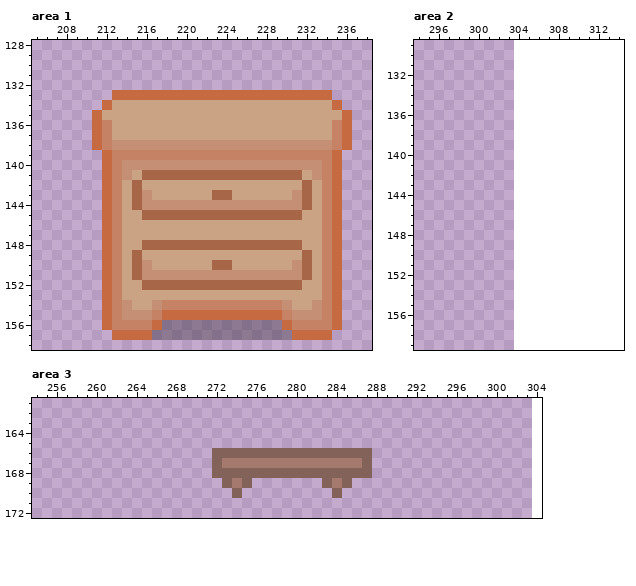
Edited in one commit: pixel-art file (src/_assets/tilesets.aseprite). This is how it looked before the edit.
240x240 pixels, 1 frame. Colours within 5 levels of each other are drawn and written as one. Shown: area 1: x 205..238, y 128..158; area 2: x 294..314, y 129..159; area 3: x 254..304, y 161..172. The old version is drawn lined up with the new one, on the new canvas. The commit also changed other parts of the picture, which this record leaves out.
The result:
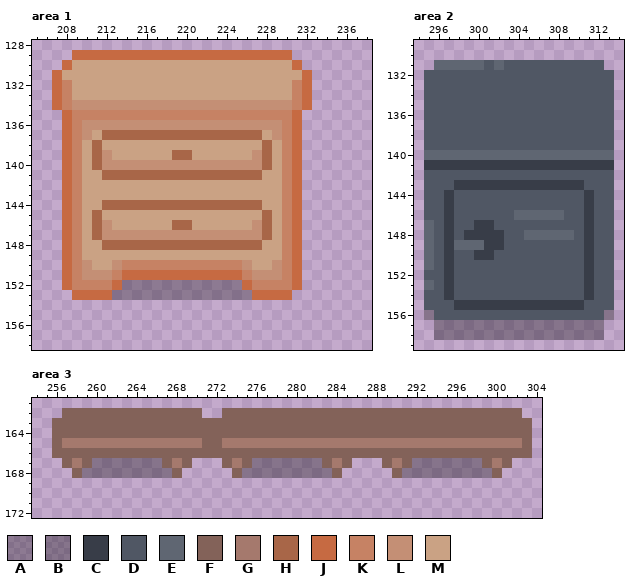
Palette (. is transparent): A #00000048  B #00000051  C #383d48  D #505764  E #5f6672  F #836259  G #a5796d  H #a86648  J #c66a42  K #c68264  L #c48f75  M #caa284
Change:
canvas 240x240 -> 360x360, the old top-left corner now at 64,64
Changed rows in their new state; - is an unchanged pixel.
Area 1:
first column x 207:
129 --JJJJJJJJJJJJJJJJJJJJJJ------
130 -JMMMMMMMMMMMMMMMMMMMMMMJ-----
131 JMMMMMMMMMMMMMMMMMMMMMMMMJ----
132 JKMMMMMMMMMMMMMMMMMMMMMMKJ----
133 JKMMMMMMMMMMMMMMMMMMMMMMK-..--
134 JKLLLLLLLLLLLLLLLLLLLLLLKJ...-
135 -JKKKKKKKKKKKKKKKKKKKKKKJ.....
136 -JKLLLLLLLLLLLLLLLLLLLLKJ.....
137 -JKLMHHHHHHHHHHHHHHHH-LKJ.....
138 -JKMHMMMMMMMMMMMMMMMMHMKJ.....
139 -JKMHLMMMMMMHHMMMMMMLHM-J....-
140 -JKMHLL--------------HMKJ....-
141 -JKMMHHHH------------MMKJ....-
142 -JKMMMM-M--------------KJ....-
143 -JKMMMM-MM------MM-----KJ....-
144 -JKMMHHH-HHHHHHHHHHHHMMKJ....-
145 -JKMHMM--MMMMMMMMMMMM-MKJ....-
146 -JKMHLM-----HH------LH-KJ....-
147 -JKMHLLLLLLLLLLLLLLLLH-KJ....-
148 -JKMMHHHH------------MMKJ....-
149 -JKMMMM-M--------------KJ....-
150 -JKLMMLKKKKKKKKKKKKL--LKJ....-
151 -JKLLL-JJJJJJJJJJJJK---KJ....-
152 -JKKKKJAAAAAAAAAAAAJKKKKJ....-
153 --JJJ-AAAAAAAAAAAAAAJJJJ.....-
154 -----........................-
155 -----........................-
156 -----........................-
157 ------......................--
Area 2:
first column x 295:
131 -EEEEEDEDDDDDDDDDD-
132 DDDDDDDDDDDDDDDDDDD
133 DDDDDDDDDDDDDDDDDDD
134 DDDDDDDDDDDDDDDDDDD
135 DDDDDDDDDDDDDDDDDDD
136 DDDDDDDDDDDDDDDDDDD
137 DDDDDDDDDDDDDDDDDDD
138 DDDDDDDDDDDDDDDDDDD
139 DDDDDDDDDDDDDDDDDDD
140 EEEEEEEEEEEEEEEEEEE
141 CCCCCCCCCCCCCCCCCCC
142 DDDDDDDDDDDDDDDDDDD
143 DDDCCCCCCCCCCCCCDDD
144 DDCDDDDDDDDDDDDDCDD
145 DDCDDDDDDDDDDDDDCDD
146 DDCDDDDDDEEEEEDDCDD
147 EDCDDCCDDDDDDDDDCDD
148 EDCDCCCCDDEEEEEDCDD
149 EDCEEECCDDDDDDDDCDD
150 EDCDDCCDDDDDDDDDCDD
151 EDCDDDDDDDDDDDDDCDD
152 DDCDDDDDDDDDDDDDCDD
153 EDCDDDDDDDDDDDDDCDD
154 DDCDDDDDDDDDDDDDCDD
155 DDDCCCCCCCCCCCCCDDD
156 BDDDDDDDDDDDDDDDDDB
157 -BBBBBBBBBBBBBBBBB-
158 -BBBBBBBBBBBBBBBBB-
Area 3:
first column x 256:
162 -FFFFFFFFFFFFFF--FFFFFFFFFFFFFFFFFFFFFFFFFFFFFF-
163 FFFFFFFFFFFFFFFFFFFFFFFFFFFFFFFFFFFFFFFFFFFFFFFF
164 FFFFFFFFFFFFFFFFFFFFFFFFFFFFFFFFFFFFFFFFFFFFFFFF
165 FGGGGGGGGGGGGGGFFGGGGGGGGGGGGGGGGGGGGGGGGGGGGGGF
166 FFFFFFFFFFFFFFFF----------------FFFFFFFFFFFFFFFF
167 -FGFBBBBBBBFGF--.F-FBBBBBBBF-F..-FGFBBBBBBBFGF--
168 --FBBBBBBBBBF---..-BBBBBBBBB-...--FBBBBBBBBBF---
169 -----------------...-------...------------------
170 ------------------.---------.-------------------
